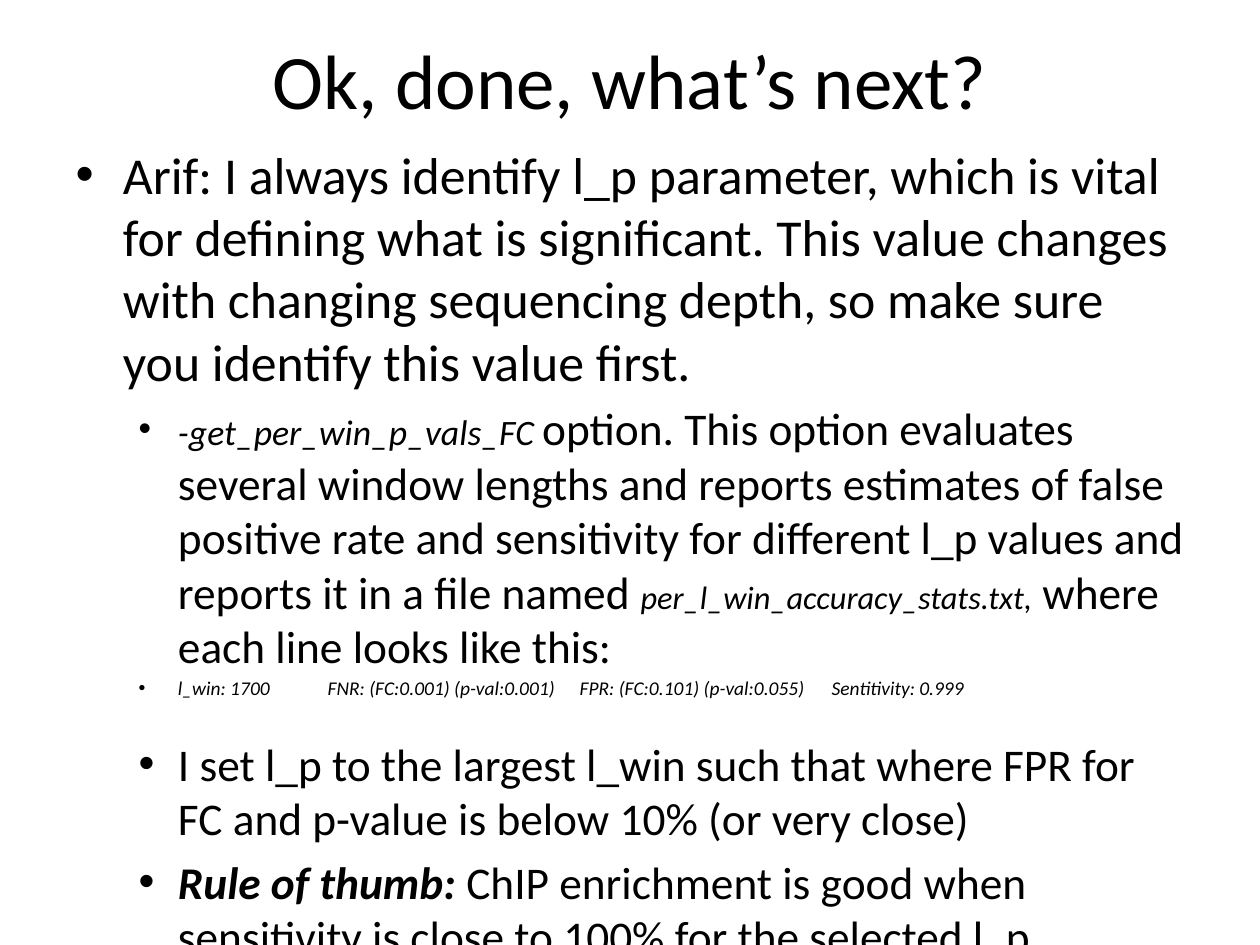
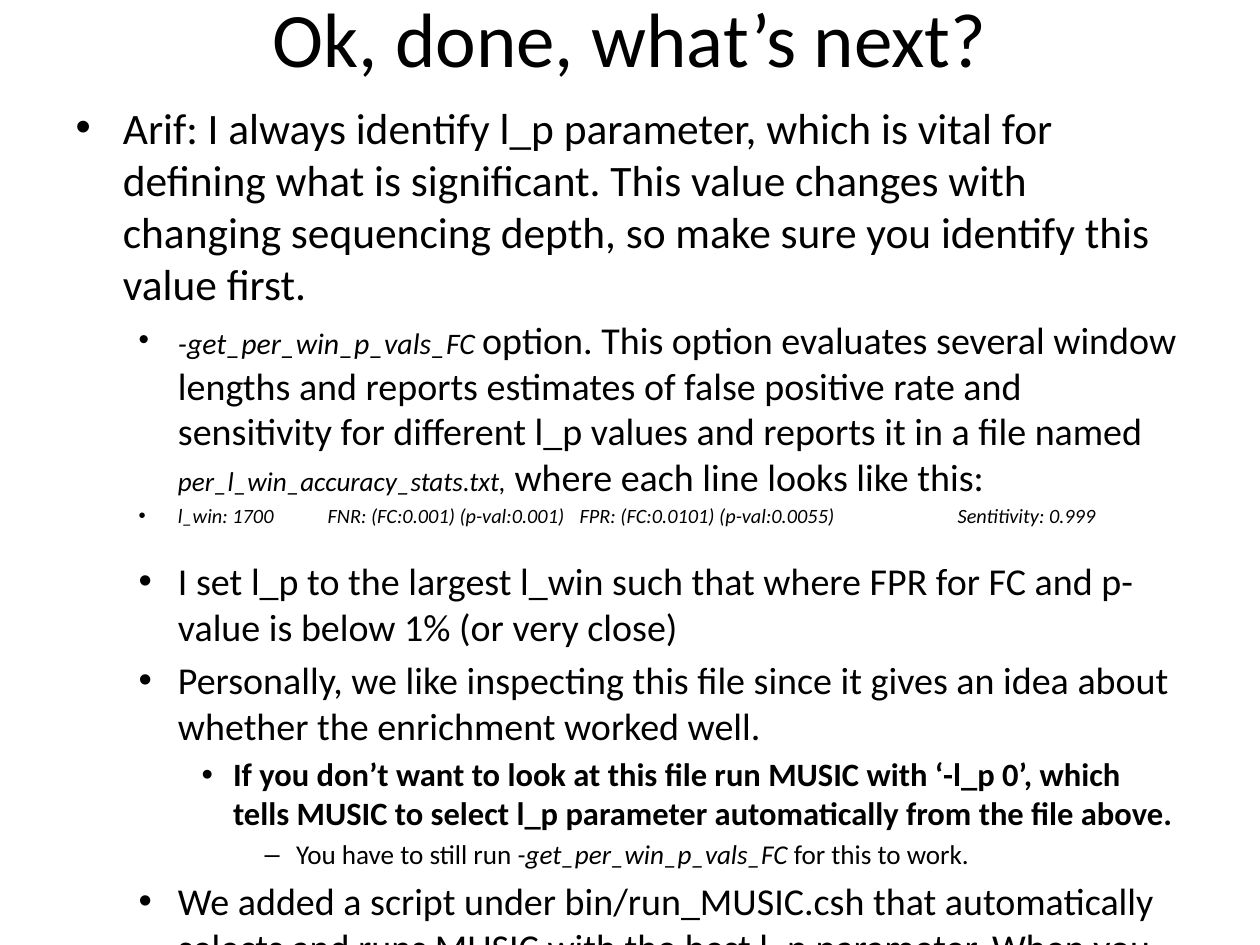
Before and after one commit to gersteinlab/MUSIC, a slide deck: slide 6 of Introduction to MUSIC.pptx. Drawn at 1260x945 pixels with LibreOffice and Linux fonts; fonts in the diff are those of the drawing. Boxes give left, top, right and bottom in pixels: in the first picture for what was removed or moved away, otherwise in the second. Text is boxed around its words. In the diff, an @@ line names an element or a change of style, - is before the commit and + after.

```diff
--- a/Introduction to MUSIC.pptx
+++ b/Introduction to MUSIC.pptx
@@ title "Ok, done, what’s next?": place and size @@
-title "Ok, done, what’s next?" at [273, 55, 987, 119]
+title "Ok, done, what’s next?" at [273, 13, 987, 77]
@@ text "Arif: I always identify l_p ...": place and size @@
-text "Arif: I always identify l_p ..." at [123, 158, 1183, 907]
+text "Arif: I always identify l_p ..." at [123, 114, 1176, 921]
@@ text at [123, 114, 1176, 496]: size 29.6 to 24.8 pt in "Arif: I always identify l_p parameter, which ..."; size 20.4 to 17.1 pt in "-get_per_win_p_vals_FC"; size 25.9 to 21.7 pt in "option. This option evaluates several window lengths ..."; size 18.5 to 15.5 pt in "per_l_win_accuracy_stats.txt," @@
@@ text at [178, 508, 1172, 921]: text changed; size 25.9 to 21.7 pt @@
-  • l_win: 1700 FNR: (FC:0.001) (p-val:0.001) FPR: (FC:0.101) (p-val:0.055) Sentitivity: 0.999
-  • I set l_p to the largest l_win such that where FPR for FC and p-value is below 10% (or very close)
-  • Rule of thumb: ChIP enrichment is good when sensitivity is close to 100% for the selected l_p.
+  • l_win: 1700 FNR: (FC:0.001) (p-val:0.001) FPR: (FC:0.0101) (p-val:0.0055) Sentitivity: 0.999
+  • I set l_p to the largest l_win such that where FPR for FC and p-value is below 1% (or very close)
+  • Personally, we like inspecting this file since it gives an idea about whether the enrichment worked well.
+    • If you don’t want to look at this file run MUSIC with ‘-l_p 0’, which tells MUSIC to select l_p parameter automatically from the file above.
+      – You have to still run -get_per_win_p_vals_FC for this to work.
+  • We added a script under bin/run_MUSIC.csh that automatically selects and runs MUSIC with the best l_p parameter. When you do not want to deal with looking at this file, use this script.
```
Also in this commit, not shown: 10 other files.
